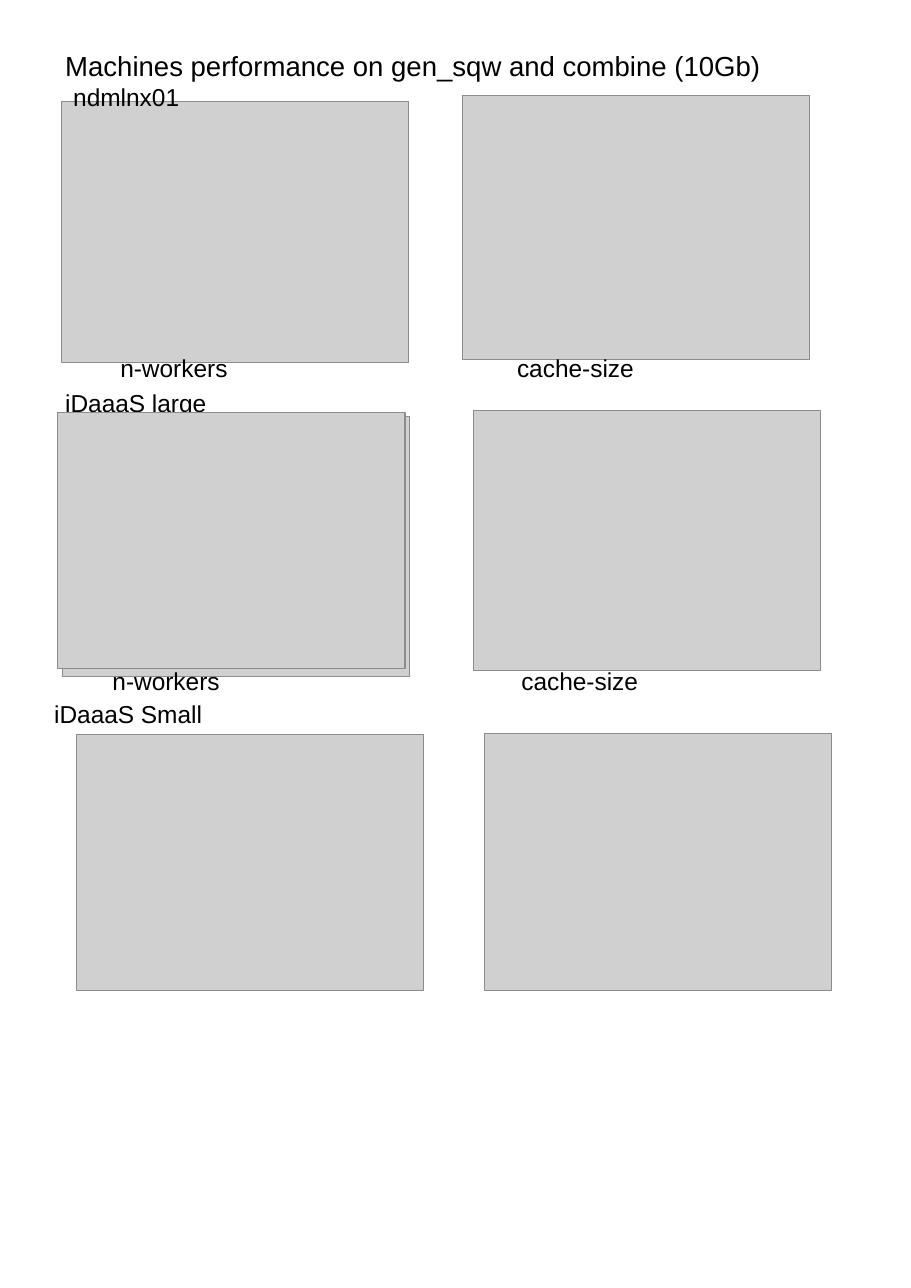
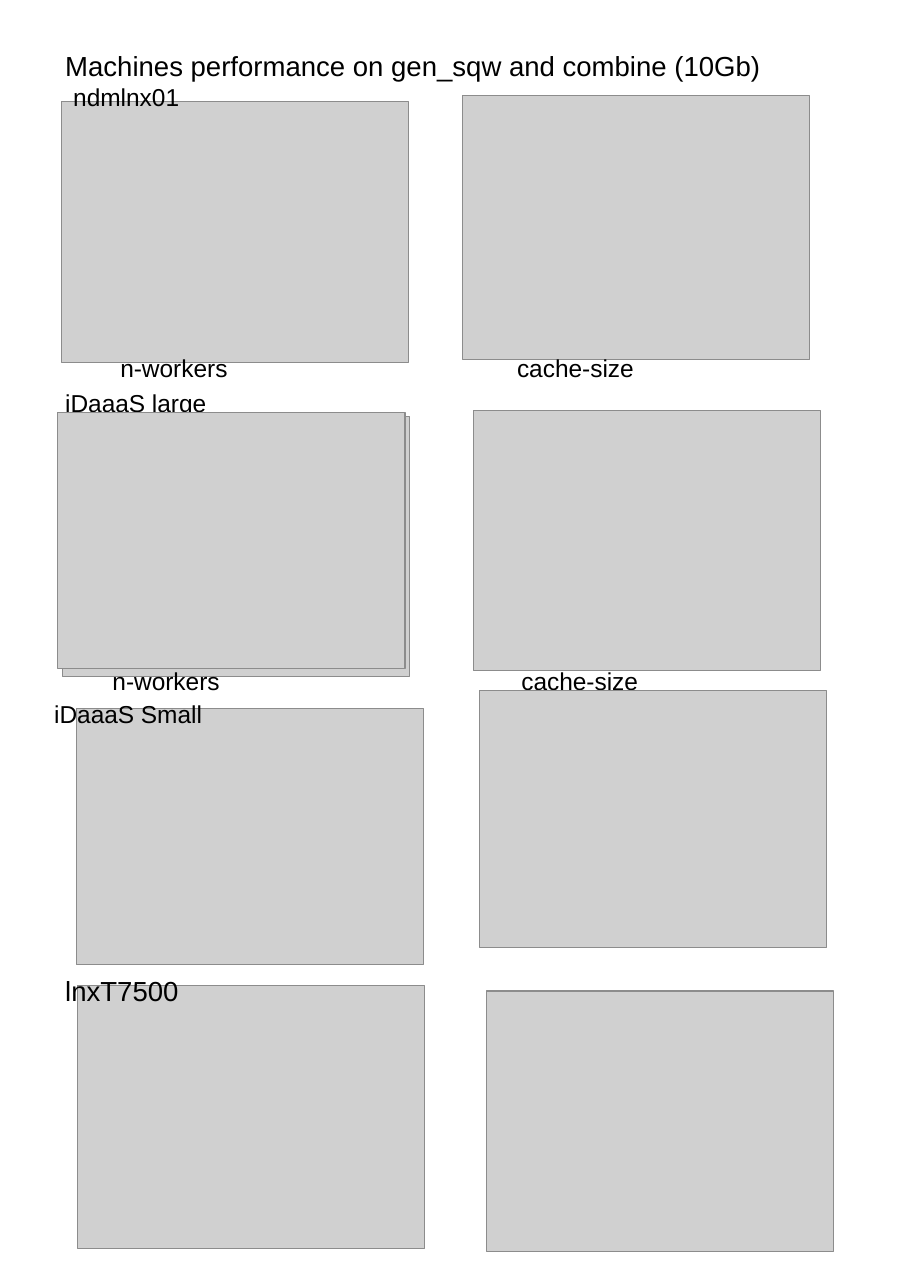
Before and after one commit to pace-neutrons/Horace, a slide deck: slide 1 of _test/performance_test/IDaaaSvsISISCOMPUTE_gen_sqw_performance.odp. Drawn at 911x1288 pixels with LibreOffice and Linux fonts; fonts in the diff are those of the drawing; grey boxes stand for pictures. Boxes give left, top, right and bottom in pixels: in the first picture for what was removed or moved away, otherwise in the second. Text is boxed around its words. In the diff, an @@ line names an element or a change of style, - is before the commit and + after.

Commit message:
Re#11 performance from lnxT75000

```diff
--- a/_test/performance_test/IDaaaSvsISISCOMPUTE_gen_sqw_performance.odp
+++ b/_test/performance_test/IDaaaSvsISISCOMPUTE_gen_sqw_performance.odp
@@ picture: place and size @@
-picture at (76, 735, 423, 991)
+picture at (76, 708, 423, 965)
@@ picture: place and size @@
-picture at (484, 734, 831, 990)
+picture at (479, 691, 826, 947)
@@ text added at (65, 980, 178, 1007), 18 pt, text #000000 @@
+lnxT7500
@@ picture added at (77, 986, 424, 1249) @@
@@ picture added at (486, 991, 833, 1251) @@
```
